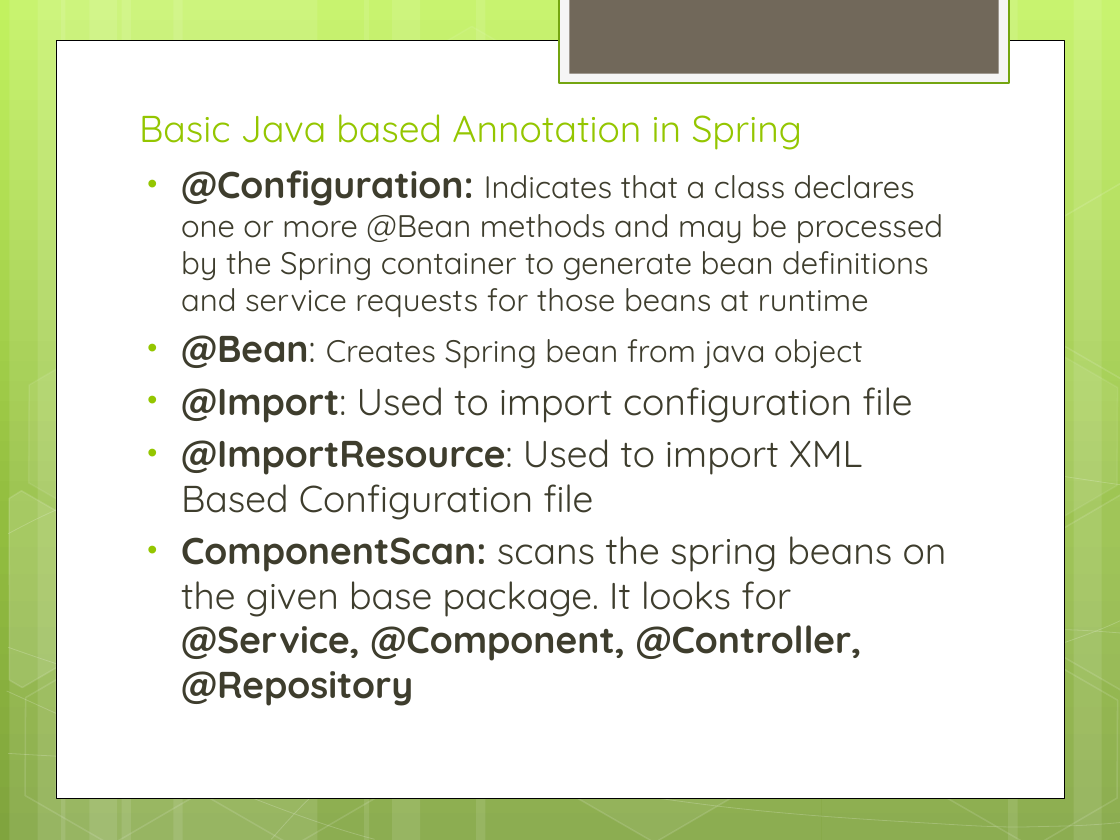
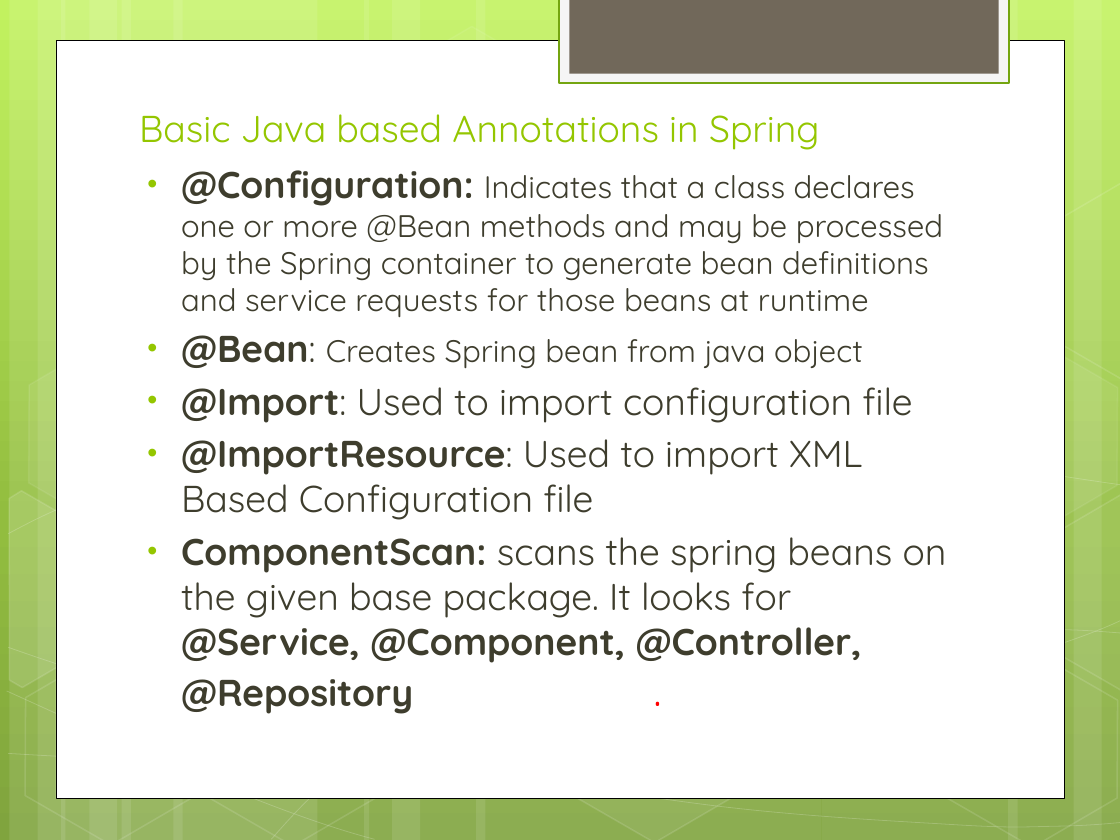
Before and after one commit to IPython-Learn/spring-java-training, a slide deck: slide 10 of SpringJavaTraining.pptx (slide 8 before the commit). Drawn at 1120x840 pixels with LibreOffice and Linux fonts; fonts in the diff are those of the drawing. Boxes give left, top, right and bottom in pixels: in the first picture for what was removed or moved away, otherwise in the second. Text is boxed around its words. In the diff, an @@ line names an element or a change of style, - is before the commit and + after.

```diff
--- a/SpringJavaTraining.pptx
+++ b/SpringJavaTraining.pptx
@@ title at bbox=[139, 114, 820, 150]: text changed @@
-Basic Java based Annotation in Spring
+Basic Java based Annotations in Spring
@@ text at bbox=[181, 537, 947, 714]: text changed @@
-• ComponentScan: scans the spring beans on the given base package. It looks for @Service, @Component, @Controller, @Repository
+• ComponentScan: scans the spring beans on the given base package. It looks for @Service, @Component, @Controller, @Repository .
```
Also in this commit, not shown: 7 other slides changed, 6 slides added, 8 slides removed, 23 other files.
